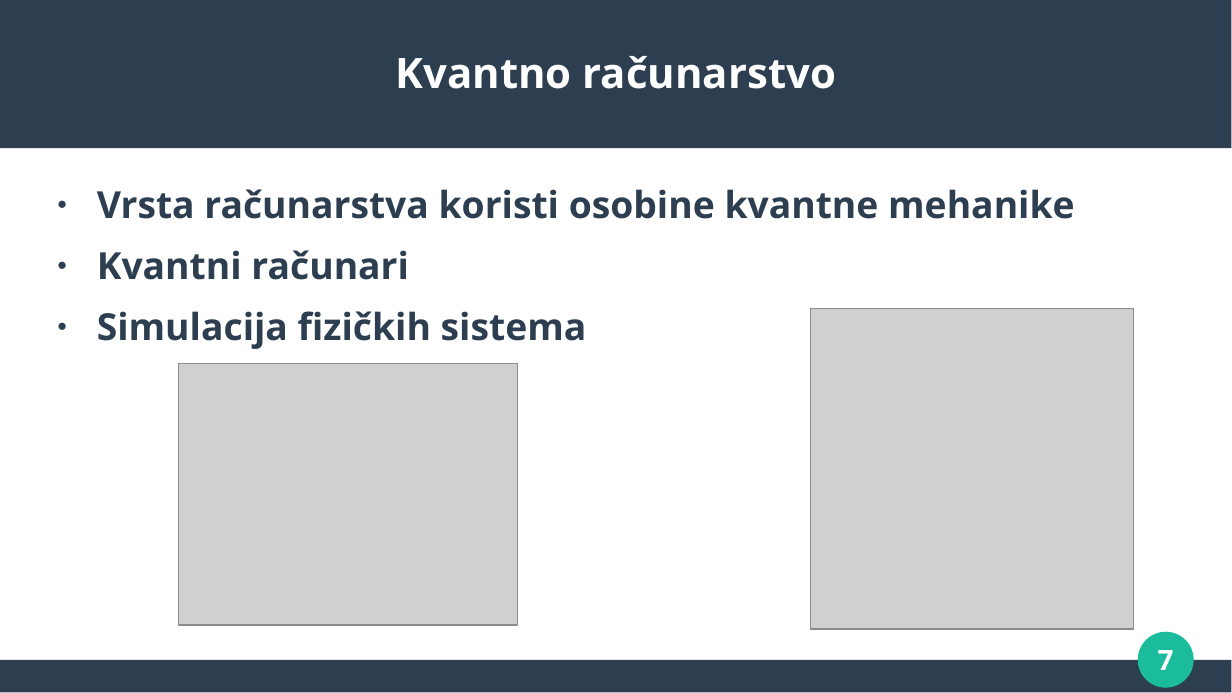
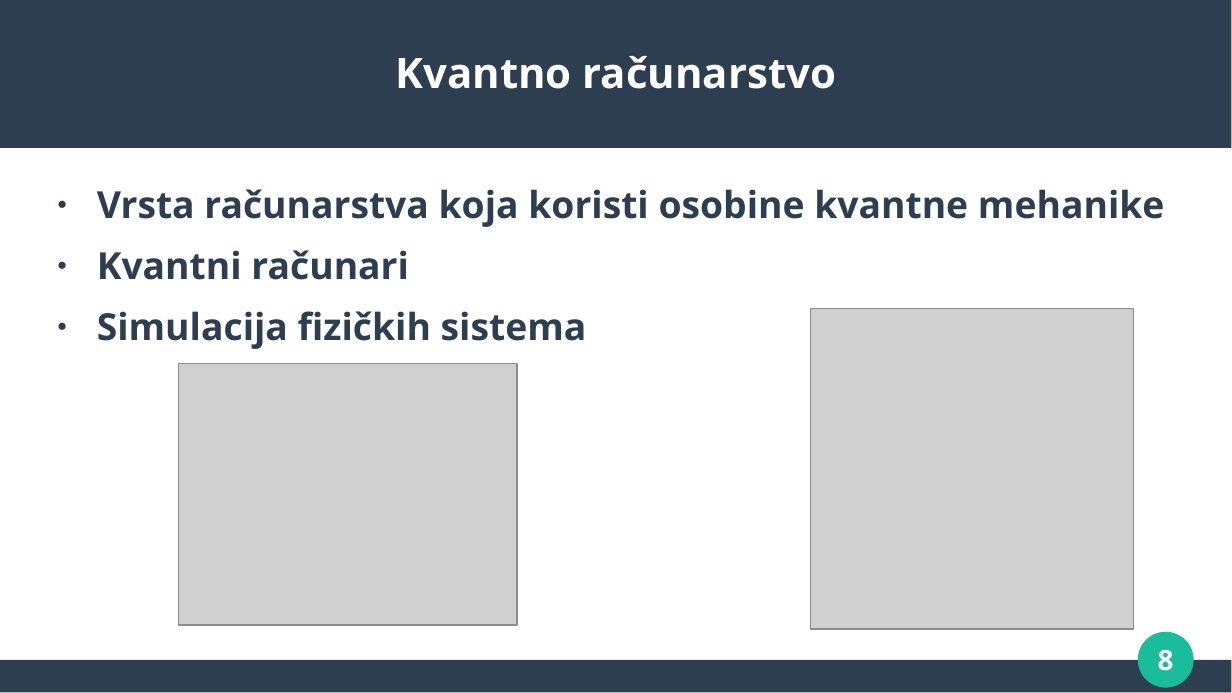
Before and after one commit to MilanBojic1999/Diplomski, a slide deck: slide 8 of presentation/Diplomski - prezentacija.pptx (slide 7 before the commit). Drawn at 1232x693 pixels with LibreOffice and Linux fonts; fonts in the diff are those of the drawing; grey boxes stand for pictures. Boxes give left, top, right and bottom in pixels: in the first picture for what was removed or moved away, otherwise in the second. Text is boxed around its words. In the diff, an @@ line names an element or a change of style, - is before the commit and + after.

```diff
--- a/presentation/Diplomski - prezentacija.pptx
+++ b/presentation/Diplomski - prezentacija.pptx
@@ text at (97,189,1165,227): text changed @@
-● Vrsta računarstva koristi osobine kvantne mehanike
+● Vrsta računarstva koja koristi osobine kvantne mehanike
@@ page number at (1158,649,1174,671): text changed @@
-7
+8
```
Also in this commit, not shown: 25 other slides changed, 2 slides added, 1 other file.
